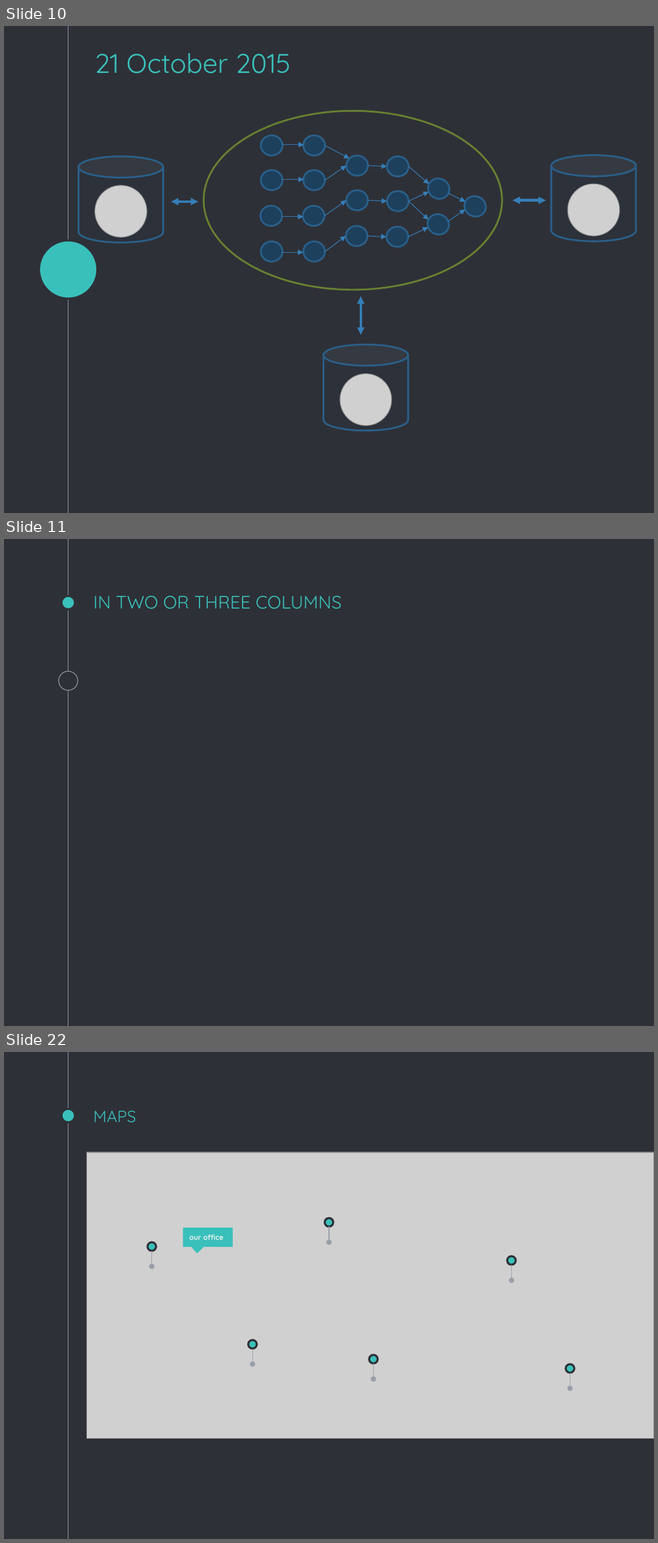
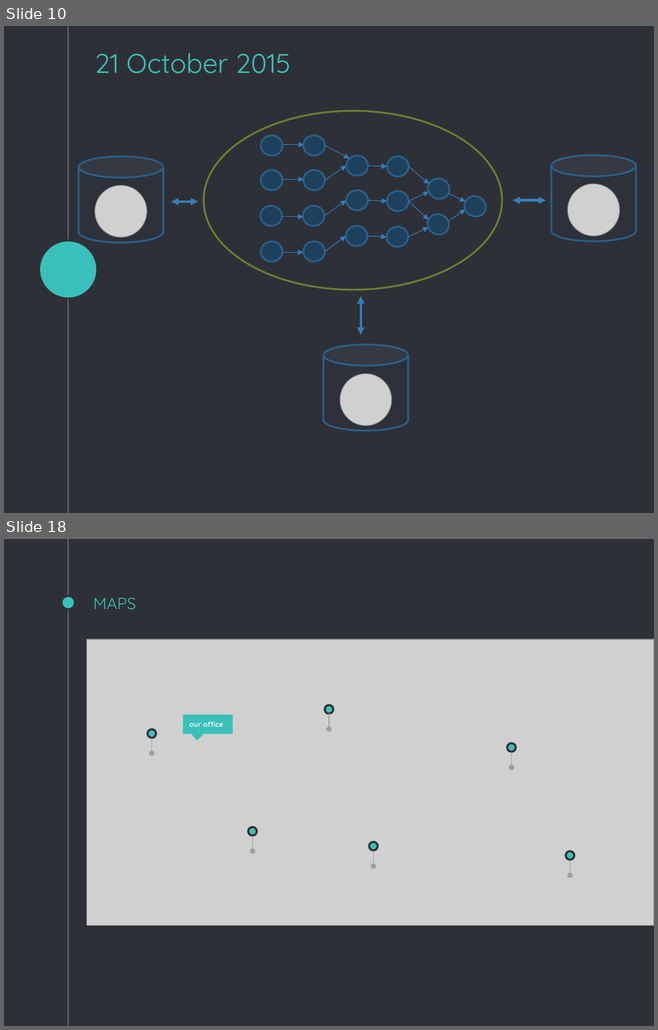
Before and after one commit to vaibhav90/Reading_Exam, a slide deck: Presentation/Eleanor.pptx. Shown one above the other, each under a label of ours: slides 10, 11 and 22 before the commit, slides 10 and 18 after it; the slides between them are not shown. The pictures are 658x1543 and 658x1030 pixels, drawn with LibreOffice and Linux fonts; fonts in the diff are those of the drawing; grey boxes stand for pictures. Boxes give left, top, right and bottom in pixels: in the first picture for what was removed or moved away, otherwise in the second. Text is boxed around its words. In the diff, an @@ line names an element or a change of style, - is before the commit and + after.

```diff
--- a/Presentation/Eleanor.pptx
+++ b/Presentation/Eleanor.pptx
@@ slide 11 removed at box(4, 539, 654, 1026), background #2E3037; not listed: 2 template elements that a slide beside it also shows @@
@@ title removed at box(93, 596, 342, 609) @@
-IN TWO OR THREE COLUMNS
@@ ellipse removed at box(59, 671, 78, 690) @@
@@ what was slide 22 is now slide 18 @@
```
Also in this commit, not shown: 1 slide changed, 7 slides added, 18 other slides removed.
